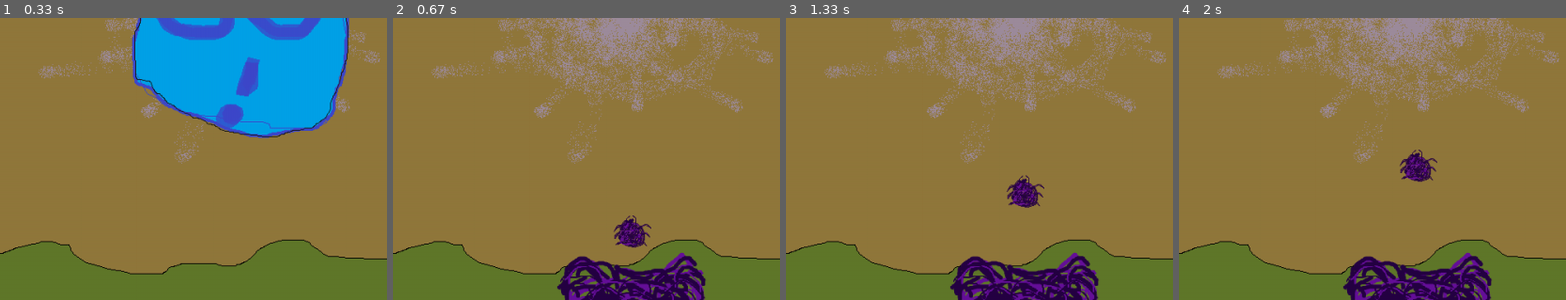
Above: before the commit, frames 1-4 (left to right).
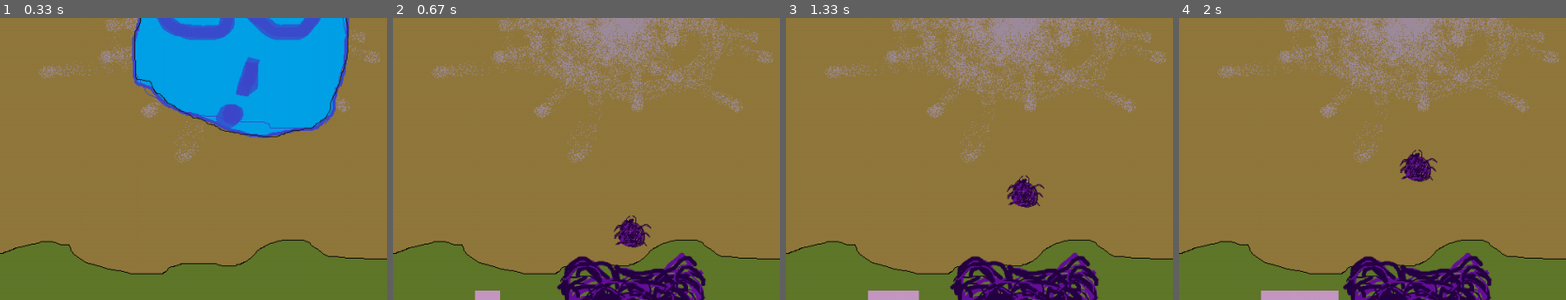
Above: after the commit, the same moments.

Repository: Gadjstream/JEUPYGAME-0.1
Game: pygame game, started from JEU.py
Same seed, same stepped clock (60 frames per second), same inputs: the game is played once before the commit and once after it.
Inputs (mouse positions are % of the whole screen's width and height, from its top left):
- Up to frame 1 (0.33 s): no input
- Up to frame 2 (0.67 s): click (51, 50) at 0.38 s
- Up to frame 3 (1.33 s): tap Space at 0.67 s; click (51, 50) at 1.05 s
- Up to frame 4 (2 s): move the mouse to (63, 59) at 1.37 s; tap Space at 1.4, 1.7 s; click (52, 60) at 1.88 s
The pictures show only the part of the screen within x 20-70%, y 50-100%; the shares and areas given below are measured in that part.

Frame 1 is identical in both runs. In frame 2, 0.2% of the frame differs, in the area x 21-28%, y 96-100%; in frame 3, 0.4%; in frame 4, 0.7%, in the area x 21-42%, y 96-100%.

Commit message:
version 0.11 - commit

Diff:
--- /dev/null
+++ b/ANIM_BAR.py
@@ -0,0 +1,43 @@
+import pygame
+
+
+class SpawnBar:
+
+    # Gère l'animation de la spawn bar
+
+    def __init__(self):
+
+        # Gestion du temps
+        self.start = pygame.time.get_ticks()
+        self.time = pygame.time.get_ticks()
+
+        # Dimansion de la barre
+        self.haut = 12
+        self.large = 100
+
+        # Variable d'animation
+        self.anim = 0
+
+        # Couleur de la barre
+        self.color = (198, 152, 197)
+
+    def anim_spawn(self, screen, cd):
+
+        # Gère l'animation
+
+        # tant que l'animation n'est pas terminée
+        if self.anim < self.large:
+
+            # chronometre et mesure la taille de la barre
+            self.time = pygame.time.get_ticks() - self.start
+            self.anim = min(self.time / cd * self.large, self.large)
+
+            # dessine la barre
+            pygame.draw.rect(screen, self.color, (540-200, 720-12, self.anim, self.haut))
+
+        else:
+
+            # reset l'animation
+            self.anim = 0
+            self.start = pygame.time.get_ticks()
+            print("reset anim")
--- a/ANIM_KILL.py
+++ b/ANIM_KILL.py
@@ -3,22 +3,29 @@
 
 class AnimKillUnit(pygame.sprite.Sprite):
 
+    # Gère l'animation de mort des unités
+
     def __init__(self, unit, jeu):
         super().__init__()
+
+        # Définition des objets hero et jeu
         self.unit = unit
         self.jeu = jeu
+
+        # Chargement de l'image initiale, transparence, et sa position dans l'espace
         self.image = self.unit.image
         self.image.set_colorkey([0, 0, 0])
         self.rect = unit.rect
 
+        # variable pour parcourir la sprite sheet à partir du 2e sprite
         self.update_anim = 1
 
-    def boum(self, nom):
+    def boum(self, nom):  # Récupère les images dans la sprite sheet
         self.image = self.unit.sprites[nom]
         self.image = pygame.transform.scale(self.image, (50, 50))
         self.image.set_colorkey([0, 0, 0])
 
-    def anim_kill(self):
+    def anim_kill(self):  # fait défiler les images de l'animation, puis effece le sprite
         n = self.update_anim
         if n < 5:
             self.boum("kill_" + str(n))
@@ -30,22 +37,29 @@
 
 class AnimKillHero(pygame.sprite.Sprite):
 
+    # Gère l'animation de mort du hero
+
     def __init__(self, hero, jeu):
         super().__init__()
+
+        # Définition des objets hero et jeu
         self.hero = hero
         self.jeu = jeu
+
+        # Chargement de l'image initiale, transparence, et sa position dans l'espace
         self.image = self.hero.image
         self.image.set_colorkey([0, 0, 0])
         self.rect = hero.rect
 
+        # variable pour parcourir la sprite sheet à partir du 2e sprite
         self.update_anim = 1
 
-    def boum(self, nom):
+    def boum(self, nom): # Récupère les images dans la sprite sheet
         self.image = self.hero.sprites[nom]
         self.image = pygame.transform.scale(self.image, (50, 50))
         self.image.set_colorkey([0, 0, 0])
 
-    def anim_kill(self):
+    def anim_kill(self): # fait défiler les images de l'animation, puis effece le sprite
         n = self.update_anim
         if n < 4:
             self.boum("tp" + str(n))
--- a/BULLET.py
+++ b/BULLET.py
@@ -4,37 +4,50 @@
 
 class Bullet(pygame.sprite.Sprite):
 
+    # Stats et fonctions principales de l'arme de base (?)
+
     def __init__(self, hero, jeu):
         super().__init__()
+
+        # Définition des objets hero et jeu
         self.hero = hero
         self.jeu = jeu
 
+        # Chargement de la sprite sheet
         self.sprite_sheet = pygame.image.load("SPRITE/BULLET.png")
         self.sprites = {
             "bullet": self.get_image(0, 0),
             "explode": self.get_image(32, 0)
         }
+
+        # Configuration de l'image principale, redimention, transparence.
         self.image = self.sprites["bullet"]
         self.image.set_colorkey([0, 0, 0])
+
+        # Position des balles dans l'espace, variables pour gérer leur direction et leur angle de rotation
         self.rect = self.image.get_rect()
         self.rect.x = self.hero.rect.x + 30
         self.rect.y = self.hero.rect.y + 30
         self.dirx = 0
         self.diry = 0
         self.angle = 0
-        self.initial_position = []
-        self.initial_pos()
 
+        # Stockage de la position initiale de la balle
+        self.initial_position = self.rect.x, self.rect.y
+
+        # stats de l'arme de base
         self.speed = 5
 
         self.direction()
 
-    def get_image(self, x, y):
+    def get_image(self, x, y):  # récupère un sprite dans la sprite sheet
         image = pygame.Surface([32, 32])
         image.blit(self.sprite_sheet, (0, 0), (x, y, 32, 32))
         return image
 
     def direction(self):
+
+        # définis la trajectoire de la balle
 
         # s'il y a des unités dans l'arène
         if self.jeu.grp_unit.sprites():
@@ -42,9 +55,7 @@
             # si une unité est suffisamment proche, le hero tire vers elle
             for unit in self.jeu.grp_unit:
                 if self.jeu.calculate_distance(self.hero, unit) < self.hero.vision:
-
-                    x = unit.rect.x
-                    y = unit.rect.y
+                    x, y = unit.rect.x, unit.rect.y
                     angle = self.jeu.calculate_angle(self.rect.x, self.rect.y, x, y)
                     self.dirx = self.speed * math.cos(angle)
                     self.diry = self.speed * math.sin(angle)
@@ -59,6 +70,8 @@
 
     def move(self):
 
+        # Gère le mouvement de la balle et sa disparition
+
         # si collision avec une unit
         if self.jeu.collision(self, self.jeu.grp_unit):
             self.kill()
@@ -70,6 +83,3 @@
             # mouvement
             self.rect.x += self.dirx
             self.rect.y += self.diry
-
-    def initial_pos(self):
-        self.initial_position = self.rect.x, self.rect.y
--- a/FONCTIONS.py
+++ b/FONCTIONS.py
@@ -3,17 +3,25 @@
 from ANIM_KILL import AnimKillHero
 from UNIT import Unit
 from BULLET import Bullet
+from ANIM_BAR import SpawnBar
 
+
+# Initialisation des événements personnalisés (gestion du temps et cooldowns)
 NUM_USEREVENT = 6
 custom_events = [pygame.USEREVENT + i + 1 for i in range(NUM_USEREVENT)]
 CD, CD_H_MOVE, CD_FIN, FIN_ANIM_DMG, CD_REPOSITION, CD_ATTACK_SPEED = custom_events
 
+
 class Fonctions():
-    def __init__(self, hero, LARGE, HAUT):
 
+    # Fonctions principales du jeu
+    def __init__(self, hero, screen, LARGE, HAUT):
+
+        # switch entre le gameplay principal et les menus
         self.is_running = False
         self.menu_game = False
 
+        # Création des groupes de sprites
         self.grp_hero = pygame.sprite.Group()
         self.hero = hero
         self.grp_hero.add(self.hero)
@@ -21,99 +29,150 @@
         self.grp_anim_k = pygame.sprite.Group()
         self.grp_bullet = pygame.sprite.Group()
 
+        # création de l'animation spawn bar
+        self.spawn_bar = SpawnBar()
+
+        # variables principales (écran, dimensions...)
+        self.screen = screen
         self.LARGE = LARGE
         self.HAUT = HAUT
         self.CENTER = LARGE/2, HAUT/2
 
+        # variables pour déclencher le début d'un cooldown
         self.cd_anim_k = False
         self.cd_spawn = False
 
+        # vitesse de spawn des unités
+        self.cd_spawn_time = 2000
 
     def run(self, screen):
+
+        # Boucle de gameplay principale
+
         # tant que le hero est en vie, il est affiché et bouge
         if self.hero.hero_alive:
             screen.blit(self.hero.image, self.hero.rect)
             self.hero.move()
+
         # Si le hero meurt, il disparait
         elif not self.hero.hero_alive:
             self.hero.kill()
+
         # les unités sont affichées et bougent
         self.grp_unit.draw(screen)
         for unit in self.grp_unit:
             unit.move()
         self.grp_anim_k.draw(screen)
+
         # si une entité meurt, une animation est lancée
         for anim in self.grp_anim_k:
             anim.anim_kill()
+
         # les balles apparaissent à l'écran
         self.grp_bullet.draw(screen)
         for bullet in self.grp_bullet:
             bullet.move()
+
+        # gestion de la fonction pour faire tirer le hero automatiquement
         if self.hero.tire:
             self.tire()
             self.hero.tire = False
             pygame.time.set_timer(CD_ATTACK_SPEED, self.hero.attack_speed)
 
+        # spawn automatique des unités
         if not self.cd_spawn:
             self.grp_unit.add(Unit(self.hero, self))
             self.cd_spawn = True
-            pygame.time.set_timer(CD, 2000)
+            pygame.time.set_timer(CD, self.cd_spawn_time)
 
+        # Animation de la barre de spawn
+        self.spawn_bar.anim_spawn(self.screen, self.cd_spawn_time)
 
-
+        # gestion des événements
         for events in pygame.event.get():
             if events.type == pygame.QUIT:
                 pygame.quit()
+
+            # gestions des inputs (voir fonction dédiée)
             elif events.type == pygame.KEYDOWN:
                 self.gestion_input()
+
+            # gestion des cooldowns :
+
+            # CD de spawn des entités
             elif events.type == CD:
                 if self.cd_spawn:
                     self.cd_spawn = False
+                    print("spawn")
+
+            # CD de changement de direction du hero
             elif events.type == CD_H_MOVE:
                 if not self.hero.update_hero:
                     self.hero.update_hero = True
+
+            # CD de repositionnement quand le hero s'approche trop du bord de la map
+            elif events.type == CD_REPOSITION:
+                self.hero.reposition = False
+
+            # délai avant l'apparition du menu à la fin de la boucle de gameplay
             elif events.type == CD_FIN:
                 self.is_running = False
                 self.menu_game = True
+
+            # durée de l'animation (et frame d'invicibilité) du héro
             elif events.type == FIN_ANIM_DMG:
                 self.hero.dmg_taken = False
                 self.hero.anim_dmg("hero")
-            elif events.type == CD_REPOSITION:
-                self.hero.reposition = False
+
+            # Gestion de l'attack speed du hero
             elif events.type == CD_ATTACK_SPEED:
                 self.hero.tire = True
 
     def gestion_input(self):
+
+        # Gestion des inputs
         pressed = pygame.key.get_pressed()
+
+        # La barre espace met pause (toggle)
         if pressed[pygame.K_SPACE]:
             if self.is_running:
                 self.is_running = False
-            elif not self.is_running:
+            elif not self.is_running: # MARCHE PAS ?
                 self.is_running = True
+
+        # La touche "a" affiche la distance entre le hero et l'unita qui a passé le plus de temps à l'écran
         if pressed[pygame.K_a]:
             print(self.calculate_distance(self.hero, self.grp_unit.sprites()[0]))
 
-    def calculate_angle(self, x1, y1, x2, y2):
+    def calculate_angle(self, x1, y1, x2, y2): # Calcule une direction ed'un point A vers un point B
         return math.atan2(y2-y1, x2-x1)
 
-    def calculate_distance(self, entity1, entity2):
+    def calculate_distance(self, entity1, entity2):  # calcule la distance entre 2 sprites
         x1, y1 = entity1.rect.x, entity1.rect.y
         x2, y2 = entity2.rect.x, entity2.rect.y
         return math.sqrt((x2 - x1) ** 2 + (y2 - y1) ** 2)
 
-    def collision(self, sprite, grp_sprite):
+    def collision(self, sprite, grp_sprite):  # vérifie si un sprite entre en collision avec un groupe de sprite
         return pygame.sprite.spritecollide(sprite, grp_sprite, False, pygame.sprite.collide_mask)
 
     def damage(self, entity, n):
+
+        # Gère et monitore les dégats infligés
         entity.hp -= n
         print("le hero a perdu " + str(n) + " hp")
         print("hp :", entity.hp)
+
+        # Si les pv du héro sont à O, il meurt
         if entity.hp <= 0:
             entity.hp = 0
             print("le hero est DED")
             self.hero.hero_alive = False
+
+            # Animation de TP du héro
             self.grp_anim_k.add(AnimKillHero(self.hero, self))
+
+            # Fin de la boucle de gameplay dans 1 seconde
             pygame.time.set_timer(CD_FIN, 1000)
 
-    def tire(self):
+    def tire(self):  # Crée une balle dans le groupe de sprites dédié
         self.grp_bullet.add(Bullet(self.hero, self))
--- a/HERO.py
+++ b/HERO.py
@@ -2,13 +2,22 @@
 import random
 import math
 
+"""on importe la classe pour avoir accès aux fonctions principale,
+mais on n'a pas accès à l'objet "jeu" initialisé dans le "main" """
 from FONCTIONS import Fonctions
+
 
 class Hero(pygame.sprite.Sprite):
 
+    # Stats et fonctions principales du hero
+
     def __init__(self):
         super().__init__()
-        self.jeu = Fonctions(self, LARGE=1080, HAUT=720)
+
+        # Initialisation d'un objet Fonctions pour avoir accès aux fonctions principales du jeu
+        self.jeu = Fonctions(self, screen=None, LARGE=1080, HAUT=720)
+
+        # Chargement de la sprite sheet
         self.sprite_sheet = pygame.image.load("SPRITE/HERO.png")
         self.sprites = {
             "hero": self.get_image(0, 0),
@@ -17,25 +26,35 @@
             "tp2": self.get_image(960, 0),
             "tp3": self.get_image(1280, 0),
         }
+
+        # Configuration de l'image principale, redimention, transparence.
         self.image = self.sprites["hero"]
         self.image = pygame.transform.scale(self.image, (50, 50))
         self.image.set_colorkey([0, 0, 0])
+
+        # Position du héro dans l'espace, variables pour gérer sa direction et son angle de rotation
         self.rect = self.image.get_rect()
         self.rect.x = 540-25
         self.rect.y = 360-25
         self.dirx = 0
         self.diry = 0
         self.angle = 0
+
+        # définis les dimansions du cadre dans lequel il peut se déplacer
         self.marge = 100
+
+        # Coordonnées aléatoires
         self.random_x = random.randint(0, 1080)
         self.random_y = random.randint(0, 720)
 
+        # Gestion des états du héro et des cooldowns
         self.update_hero = True
         self.hero_alive = True
         self.dmg_taken = False
         self.reposition = False
         self.tire = True
 
+        # Stats du héro
         self.hp = 100
         self.hp_max = 100
         self.speed = 2
@@ -43,17 +62,17 @@
         self.attack_speed = 1000
         self.vision = 300
 
-
-
-
-    def get_image(self, x, y):
+    def get_image(self, x, y):  # récupère un sprite dans la sprite sheet
         image = pygame.Surface([320, 320])
         image.blit(self.sprite_sheet, (0, 0), (x, y, 320, 320))
         image = pygame.transform.scale(image, (50, 50))
         return image
 
     def move(self):
-        # mouvement
+
+        # Gère le mouvement du héro
+
+        # Avance dans une direction donnée
         self.rect.y += self.diry
         self.rect.x += self.dirx
 
@@ -70,27 +89,27 @@
             self.direction(self.random_x, self.random_y)
             self.cd_move_random()
 
-    def cd_move_center(self):
+    def cd_move_center(self):  # Lance le cooldown avant le prochain changement de direction (à fusionner)
         self.reposition = True
         i = random.randint(400, 3000)
         pygame.time.set_timer(pygame.USEREVENT + 5, i)
 
-    def cd_move_random(self):
+    def cd_move_random(self):  # Lance le cooldown avant le prochain changement de direction (à fusionner)
         self.update_hero = False
         i = random.randint(400, 3000)
         pygame.time.set_timer(pygame.USEREVENT+2, i)
 
-    def direction(self, x, y):
+    def direction(self, x, y):  # définis la direction du hero vers un point donné
         angle = self.jeu.calculate_angle(self.rect.x, self.rect.y, x, y)
         self.dirx = self.speed * math.cos(angle)
         self.diry = self.speed * math.sin(angle)
 
-    def randomise(self):
+    def randomise(self):  # Assigne de nouvelles valeurs random pour le déplacement aléatoire
         self.random_x = random.randint(0, 1080)
         self.random_y = random.randint(0, 720)
         return self.random_x, self.random_y
 
-    def anim_dmg(self, sprite_name):
+    def anim_dmg(self, sprite_name):  # Affiche le sprite de dégat du hero
         self.image = self.sprites[sprite_name]
         self.image.set_colorkey([0, 0, 0])
         pygame.time.set_timer(pygame.USEREVENT + 4, 500)
--- a/JEU.py
+++ b/JEU.py
@@ -2,23 +2,28 @@
 from HERO import Hero
 from FONCTIONS import Fonctions
 from UNIT import UnitNest
+
+# dimensions de l'écran
 LARGE = 1080
 HAUT = 720
 
+# couleur du texte
 DBLUE = (50, 50, 120)
 
-
+# initialisation de pygame et du background
 pygame.init()
 
 pygame.display.set_caption("OUI")
 screen = pygame.display.set_mode((LARGE, HAUT))
 bg = pygame.image.load("SPRITE/MAP.png")
 
+# initialisation du bouton GO
 btn_go = pygame.image.load("BTN/BTN_GO.png")
 btn_go_i = pygame.image.load("BTN/BTN_GO_I.png")
 btn_go_rect = btn_go.get_rect()
 btn_go_rect.center = (LARGE/2, HAUT/2)
 
+# initialisation du texte
 bg_txt = pygame.image.load("SPRITE/BG_TXT.png")
 bg_txt_rect = bg_txt.get_rect()
 bg_txt_rect.center = (LARGE/2, HAUT/2)
@@ -27,29 +32,37 @@
 
 msg_menu_game = txt.render("Well done ! You spooked it !", False, DBLUE)
 
-
+# création du héro, du jeu et du 1er nid
 hero = Hero()
-jeu = Fonctions(hero, LARGE, HAUT)
+jeu = Fonctions(hero, screen, LARGE, HAUT)
 nest_1 = UnitNest()
 
+# boucle principale
 running = True
 
 while running:
 
+    # actualisation du background
     screen.blit(bg, (0, 0))
 
+    # Fonction à exécuter pendant le gameplay principal
     if jeu.is_running:
         jeu.run(screen)
         screen.blit(nest_1.image, nest_1.rect)
+
+    # Fonction à exécuter quand le menu 1 est activé
     elif jeu.menu_game:
         screen.blit(bg_txt, bg_txt_rect)
         bg_txt.blit(msg_menu_game,(30,50))
+
+    # Menu principal
     else:
         if btn_go_rect.collidepoint(pygame.mouse.get_pos()):
             screen.blit(btn_go_i, btn_go_rect)
         else:
             screen.blit(btn_go, btn_go_rect)
 
+    # gestion des événements pendant le menu principal
     for events in pygame.event.get():
         if events.type == pygame.QUIT:
             running = False
@@ -58,6 +71,7 @@
             if btn_go_rect.collidepoint(events.pos):
                 jeu.is_running = True
 
+    # Actualisation de l'écran à 60 fps
     pygame.display.flip()
     pygame.time.Clock().tick(60)
 
--- a/UNIT.py
+++ b/UNIT.py
@@ -5,11 +5,16 @@
 
 class Unit(pygame.sprite.Sprite):
 
+    # Stats et fonctions principales des unités
+
     def __init__(self, hero, jeu):
         super().__init__()
+
+        # Définition des objets hero et jeu
         self.hero = hero
         self.jeu = jeu
 
+        # Chargement de la sprite sheet
         self.sprite_sheet = pygame.image.load("SPRITE/UNIT.png")
         self.sprites = {
             "unit": self.get_image(0, 0),
@@ -18,9 +23,13 @@
             "kill_3": self.get_image(960, 0),
             "kill_4": self.get_image(1280, 0),
         }
+
+        # TEMPORAIRE charge le sprite de l'unité seule (tentative rotation) + redimension, transparence
         self.image = pygame.image.load("SPRITE/UNIT_BASE.png")
         self.image = pygame.transform.scale(self.image, (50, 50))
         self.image.set_colorkey([0, 0, 0])
+
+        # Position des unités dans l'espace, variables pour gérer leur direction et leur angle de rotation
         self.rect = self.image.get_rect()
         self.rect.x = 540-25
         self.rect.y = 650
@@ -28,6 +37,7 @@
         self.diry = 0
         self.angle = 0
 
+        # Stats des unités
         self.speed = 3
         self.dmg = 10
         self.vision = 200
@@ -36,12 +46,12 @@
         x, y = pygame.mouse.get_pos()
         self.direction(x, y)
 
-    def get_image(self, x, y):
+    def get_image(self, x, y):  # récupère un sprite dans la sprite sheet
         image = pygame.Surface([320, 320])
         image.blit(self.sprite_sheet, (0, 0), (x, y, 320, 320))
         return image
 
-    def direction(self, x, y):
+    def direction(self, x, y): # définis la direction du hero vers un point donné
         angle = self.jeu.calculate_angle(self.rect.x, self.rect.y, x, y)
         self.dirx = self.speed * math.cos(angle)
         self.diry = self.speed * math.sin(angle)
@@ -52,6 +62,8 @@
             self.direction(self.hero.rect.x, self.hero.rect.y)
 
     def move(self):
+
+        # Gère le mouvement des unités
 
         # verifie si on change de direction
         self.check_direction()
@@ -82,7 +94,7 @@
                                               )
         self.image = pygame.transform.rotate(self.image, self.angle)"""
 
-    def out_screen(self):
+    def out_screen(self):  # efface les unités qui sortent de l'écran
         if self.rect.y < 0 or self.rect.x < 0 or self.rect.x > 1080:
             self.kill()
             print("unit out")
@@ -90,11 +102,16 @@
 
 class UnitNest(pygame.sprite.Sprite):
 
+    # Stats et fonctions principales des nids
+
     def __init__(self):
         super().__init__()
 
+        # Chargement de l'image, redimension, transparence
         self.image = pygame.image.load("SPRITE/UNIT_NEST.png")
         self.image = pygame.transform.scale(self.image, (200, 200))
         self.image.set_colorkey([0, 0, 0])
+
+        # position du nid dans l'espace
         self.rect = self.image.get_rect()
         self.rect.center = (540, 650)
